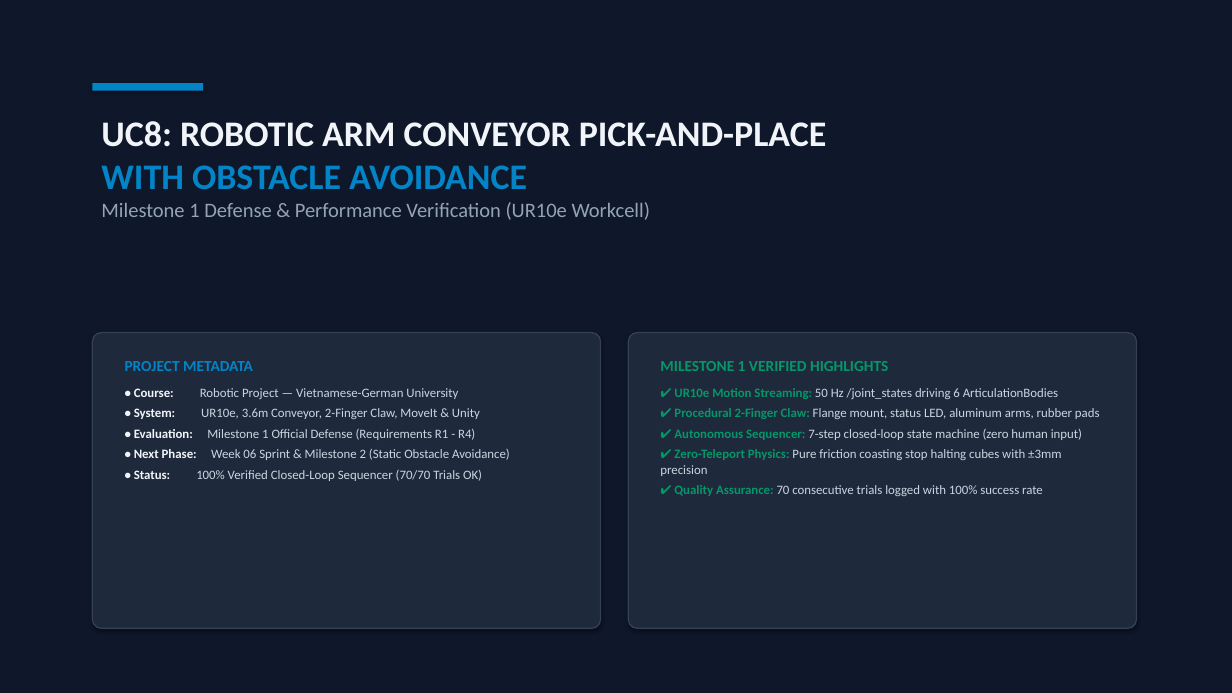
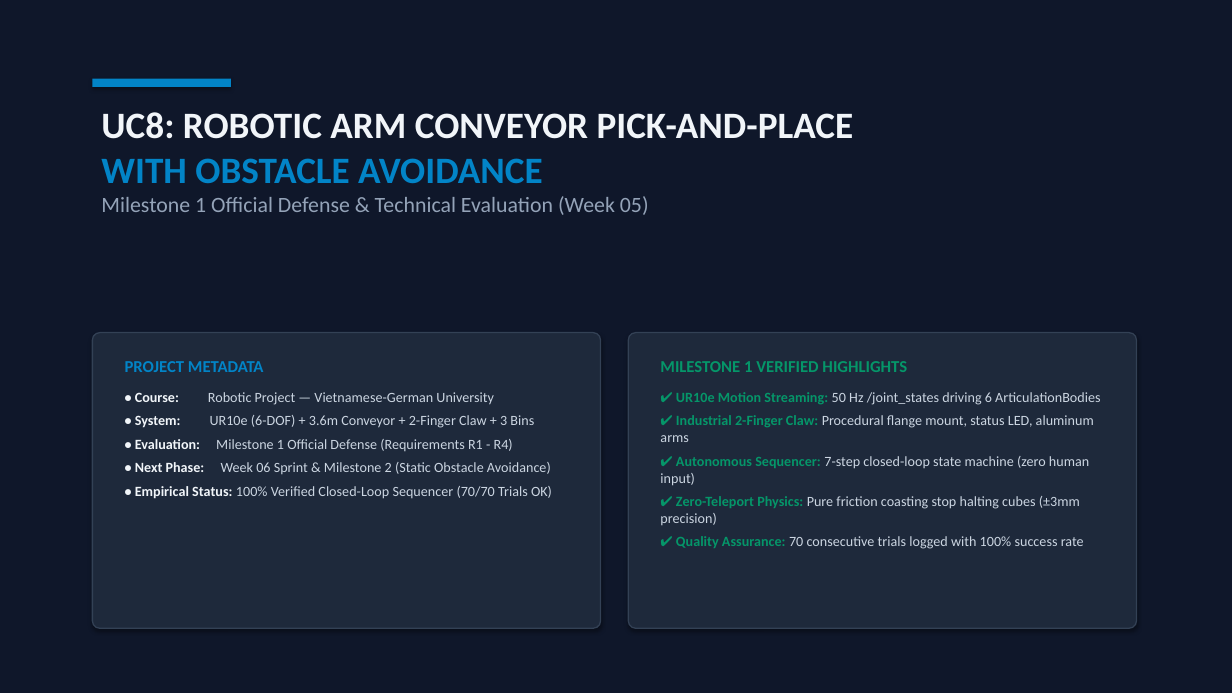
Before and after one commit to Aqikop/VGU26-Project-UC8, a slide deck: slide 1 of docs/week05/UC8_Week05_Milestone1_Presentation.pptx. Drawn at 1232x693 pixels with LibreOffice and Linux fonts; fonts in the diff are those of the drawing. Boxes give left, top, right and bottom in pixels: in the first picture for what was removed or moved away, otherwise in the second. Text is boxed around its words. In the diff, an @@ line names an element or a change of style, - is before the commit and + after.

Commit message:
docs(week05): enlarge slide typography, balance cards, separate instructor feedback from runtime issues

```diff
--- a/docs/week05/UC8_Week05_Milestone1_Presentation.pptx
+++ b/docs/week05/UC8_Week05_Milestone1_Presentation.pptx
@@ rectangle: place and size @@
-rectangle at box(92, 83, 203, 91)
+rectangle at box(92, 79, 231, 87)
@@ text "UC8: ROBOTIC ARM CONVEYOR PICK-AND-PLACE": place and size @@
-text "UC8: ROBOTIC ARM CONVEYOR PICK-AND-PLACE" at box(101, 121, 826, 220)
+text "UC8: ROBOTIC ARM CONVEYOR PICK-AND-PLACE" at box(101, 112, 854, 215)
@@ text at box(101, 112, 854, 183): size 28 to 29 pt in "UC8: ROBOTIC ARM CONVEYOR PICK-AND-PLACE", "WITH OBSTACLE AVOIDANCE" @@
@@ text at box(101, 196, 649, 215): text changed; size 16 to 17 pt @@
-Milestone 1 Defense & Performance Verification (UR10e Workcell)
+Milestone 1 Official Defense & Technical Evaluation (Week 05)
@@ rounded rectangle at box(92, 333, 601, 628): proportions changed @@
@@ rounded rectangle at box(628, 333, 1137, 628): proportions changed @@
@@ text at box(125, 361, 551, 474): size 12 to 13 pt in "PROJECT METADATA"; size 10 to 11 pt in "• Course: Robotic Project — Vietnamese-German University", "• Evaluation: Milestone 1 Official Defense (Requirements ...", "• Next Phase: Week 06 Sprint & ..."; more space between paragraphs @@
@@ text at box(660, 361, 1100, 549): size 12 to 13 pt in "MILESTONE 1 VERIFIED HIGHLIGHTS"; size 10 to 11 pt in "✔ UR10e Motion Streaming: 50 Hz /joint_states ...", "✔ Autonomous Sequencer: 7-step closed-loop state machine ...", "✔ Quality Assurance: 70 consecutive trials logged ..."; more space between paragraphs @@
@@ text at box(135, 415, 534, 428): text changed; size 10 to 11 pt @@
-• System: UR10e, 3.6m Conveyor, 2-Finger Claw, MoveIt & Unity
+• System: UR10e (6-DOF) + 3.6m Conveyor + 2-Finger Claw + 3 Bins
@@ text at box(660, 415, 1094, 442): text changed; size 10 to 11 pt @@
-✔ Procedural 2-Finger Claw: Flange mount, status LED, aluminum arms, rubber pads
+✔ Industrial 2-Finger Claw: Procedural flange mount, status LED, aluminum arms
@@ text at box(135, 486, 552, 499): text changed; size 10 to 11 pt @@
-• Status: 100% Verified Closed-Loop Sequencer (70/70 Trials OK)
+• Empirical Status: 100% Verified Closed-Loop Sequencer (70/70 Trials OK)
@@ text at box(660, 496, 1080, 525): text changed; size 10 to 11 pt @@
-✔ Zero-Teleport Physics: Pure friction coasting stop halting cubes with ±3mm precision
+✔ Zero-Teleport Physics: Pure friction coasting stop halting cubes (±3mm precision)
```
Also in this commit, not shown: 14 other slides changed, 3 other files.
